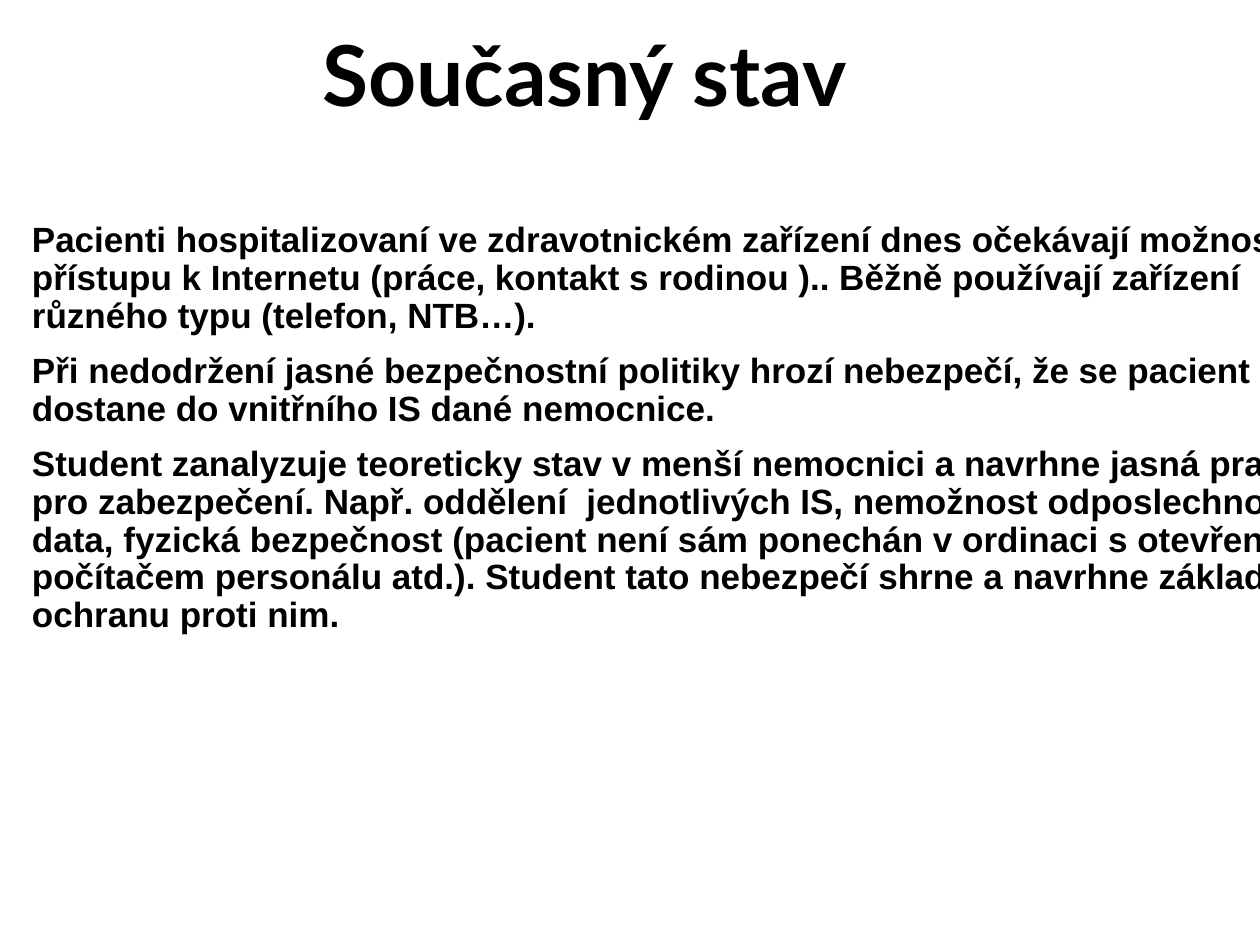
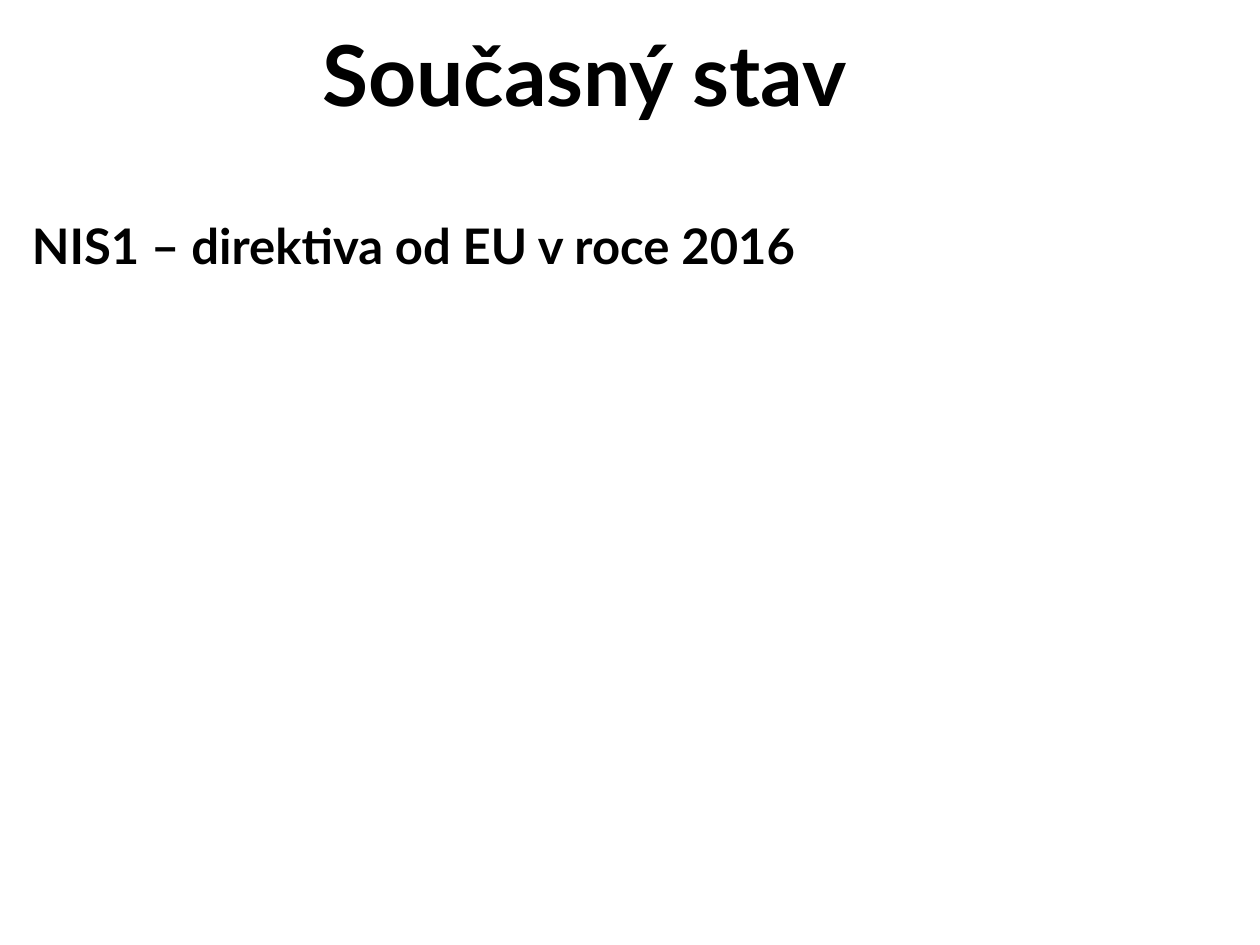
Before and after one commit to zimice/pr4_nis2, a slide deck: slide 4 of NIS2.pptx. Drawn at 1260x945 pixels with LibreOffice and Linux fonts; fonts in the diff are those of the drawing; background and template pictures are left out. Boxes give left, top, right and bottom in pixels: in the first picture for what was removed or moved away, otherwise in the second. Text is boxed around its words. In the diff, an @@ line names an element or a change of style, - is before the commit and + after.

```diff
--- a/NIS2.pptx
+++ b/NIS2.pptx
@@ subtitle at box(32, 227, 795, 265): text changed; size 20 to 28 pt; font Arial to Lato @@
-Pacienti hospitalizovaní ve zdravotnickém zařízení dnes očekávají možnost přístupu k Internetu (práce, kontakt s rodinou ).. Běžně používají zařízení různého typu (telefon, NTB…).
-Při nedodržení jasné bezpečnostní politiky hrozí nebezpečí, že se pacient dostane do vnitřního IS dané nemocnice.
-Student zanalyzuje teoreticky stav v menší nemocnici a navrhne jasná pravidla pro zabezpečení. Např. oddělení jednotlivých IS, nemožnost odposlechnout data, fyzická bezpečnost (pacient není sám ponechán v ordinaci s otevřeným počítačem personálu atd.). Student tato nebezpečí shrne a navrhne základní ochranu proti nim.
+NIS1 – direktiva od EU v roce 2016
```
Also in this commit, not shown: 1 other slide changed.
